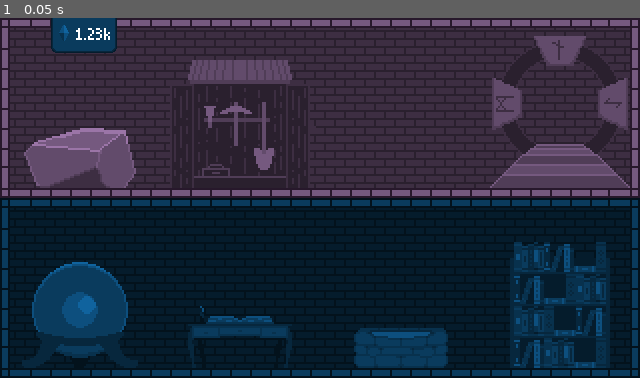
Above: before the commit, frame 1.
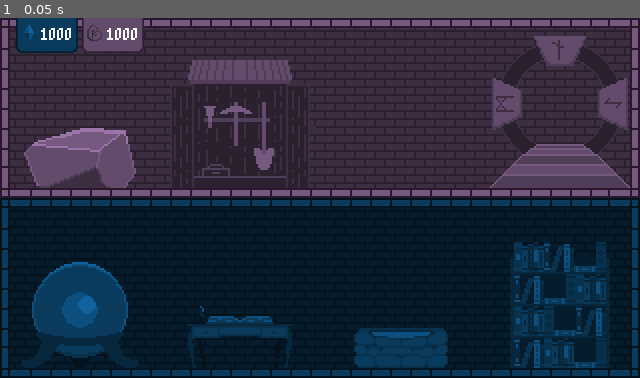
Above: after the commit, the same moment.

Repository: Rowan-Maynor/Incremental-Game
Game: Godot game, scene res://scenes/main/main.tscn
Same seed, same stepped clock (60 frames per second), same inputs: the game is played once before the commit and once after it.
Inputs:
- Up to frame 1 (0.05 s): no input

The runs differ from the first frame. In frame 1, 1.6% of the frame differs, in the area x 2-23%, y 0-10%.

Commit message:
Add purple ui textures

Diff:
--- a/incremental-game/scenes/main/main.tscn
+++ b/incremental-game/scenes/main/main.tscn
@@ -12,9 +12,18 @@
 [ext_resource type="Texture2D" uid="uid://cpyh8w0rmpcbe" path="res://assets/ui/mana_icon.png" id="10_a8run"]
 [ext_resource type="Texture2D" uid="uid://dw5ae1yjrhc4c" path="res://assets/ui/blue_nine_patch.png" id="10_ouso4"]
 [ext_resource type="Theme" uid="uid://b211ssscuusjr" path="res://main_theme.tres" id="12_blune"]
+[ext_resource type="Texture2D" uid="uid://cj3vkkuussbah" path="res://assets/ui/purple_nine_patch.png" id="13_th5th"]
+[ext_resource type="Texture2D" uid="uid://cdu5wxmkt65s6" path="res://assets/ui/rune_icon.png" id="14_7smn1"]
 
 [sub_resource type="StyleBoxTexture" id="StyleBoxTexture_blune"]
 texture = ExtResource("10_ouso4")
+texture_margin_left = 5.0
+texture_margin_top = 5.0
+texture_margin_right = 5.0
+texture_margin_bottom = 5.0
+
+[sub_resource type="StyleBoxTexture" id="StyleBoxTexture_7smn1"]
+texture = ExtResource("13_th5th")
 texture_margin_left = 5.0
 texture_margin_top = 5.0
 texture_margin_right = 5.0
@@ -81,26 +90,56 @@
 
 [node name="ui" type="CanvasLayer" parent="." unique_id=194757932]
 
-[node name="PanelContainer" type="PanelContainer" parent="ui" unique_id=24182337]
-offset_left = 51.0
+[node name="resource_containers" type="HBoxContainer" parent="ui" unique_id=1578442448]
+offset_left = 16.0
 offset_top = -5.0
-offset_right = 117.0
+offset_right = 96.0
 offset_bottom = 35.0
+
+[node name="mana_container" type="PanelContainer" parent="ui/resource_containers" unique_id=24182337]
+layout_mode = 2
 theme_override_styles/panel = SubResource("StyleBoxTexture_blune")
 
-[node name="HBoxContainer" type="HBoxContainer" parent="ui/PanelContainer" unique_id=956048219]
+[node name="HBoxContainer" type="HBoxContainer" parent="ui/resource_containers/mana_container" unique_id=956048219]
 layout_mode = 2
 
-[node name="mana_icon" type="TextureRect" parent="ui/PanelContainer/HBoxContainer" unique_id=1618311970]
+[node name="mana_icon" type="TextureRect" parent="ui/resource_containers/mana_container/HBoxContainer" unique_id=1618311970]
 layout_mode = 2
 texture = ExtResource("10_a8run")
 stretch_mode = 3
 
-[node name="VBoxContainer" type="VBoxContainer" parent="ui/PanelContainer/HBoxContainer" unique_id=968865457]
+[node name="VBoxContainer" type="VBoxContainer" parent="ui/resource_containers/mana_container/HBoxContainer" unique_id=968865457]
 layout_mode = 2
 
-[node name="Label" type="Label" parent="ui/PanelContainer/HBoxContainer/VBoxContainer" unique_id=114191069]
+[node name="Label" type="Label" parent="ui/resource_containers/mana_container/HBoxContainer/VBoxContainer" unique_id=114191069]
 layout_mode = 2
 theme = ExtResource("12_blune")
-text = "1.23k"
+text = "1000"
 horizontal_alignment = 2
+
+[node name="spacing" type="Control" parent="ui/resource_containers/mana_container/HBoxContainer/VBoxContainer" unique_id=1174567288]
+layout_mode = 2
+
+[node name="rune_container" type="PanelContainer" parent="ui/resource_containers" unique_id=1569711892]
+layout_mode = 2
+theme_override_styles/panel = SubResource("StyleBoxTexture_7smn1")
+
+[node name="HBoxContainer" type="HBoxContainer" parent="ui/resource_containers/rune_container" unique_id=141410937]
+layout_mode = 2
+
+[node name="rune_icon" type="TextureRect" parent="ui/resource_containers/rune_container/HBoxContainer" unique_id=31855]
+layout_mode = 2
+texture = ExtResource("14_7smn1")
+stretch_mode = 3
+
+[node name="VBoxContainer" type="VBoxContainer" parent="ui/resource_containers/rune_container/HBoxContainer" unique_id=139584426]
+layout_mode = 2
+
+[node name="Label" type="Label" parent="ui/resource_containers/rune_container/HBoxContainer/VBoxContainer" unique_id=1236932964]
+layout_mode = 2
+theme = ExtResource("12_blune")
+text = "1000"
+horizontal_alignment = 2
+
+[node name="spacing" type="Control" parent="ui/resource_containers/rune_container/HBoxContainer/VBoxContainer" unique_id=657509813]
+layout_mode = 2
Binary file added: incremental-game/assets/ui/purple_nine_patch.aseprite
Binary file added: incremental-game/assets/ui/purple_nine_patch.png
Not shown, added: incremental-game/assets/ui/purple_nine_patch.png.import
Binary file added: incremental-game/assets/ui/rune_icon.aseprite
Binary file added: incremental-game/assets/ui/rune_icon.png
Not shown, added: incremental-game/assets/ui/rune_icon.png.import
